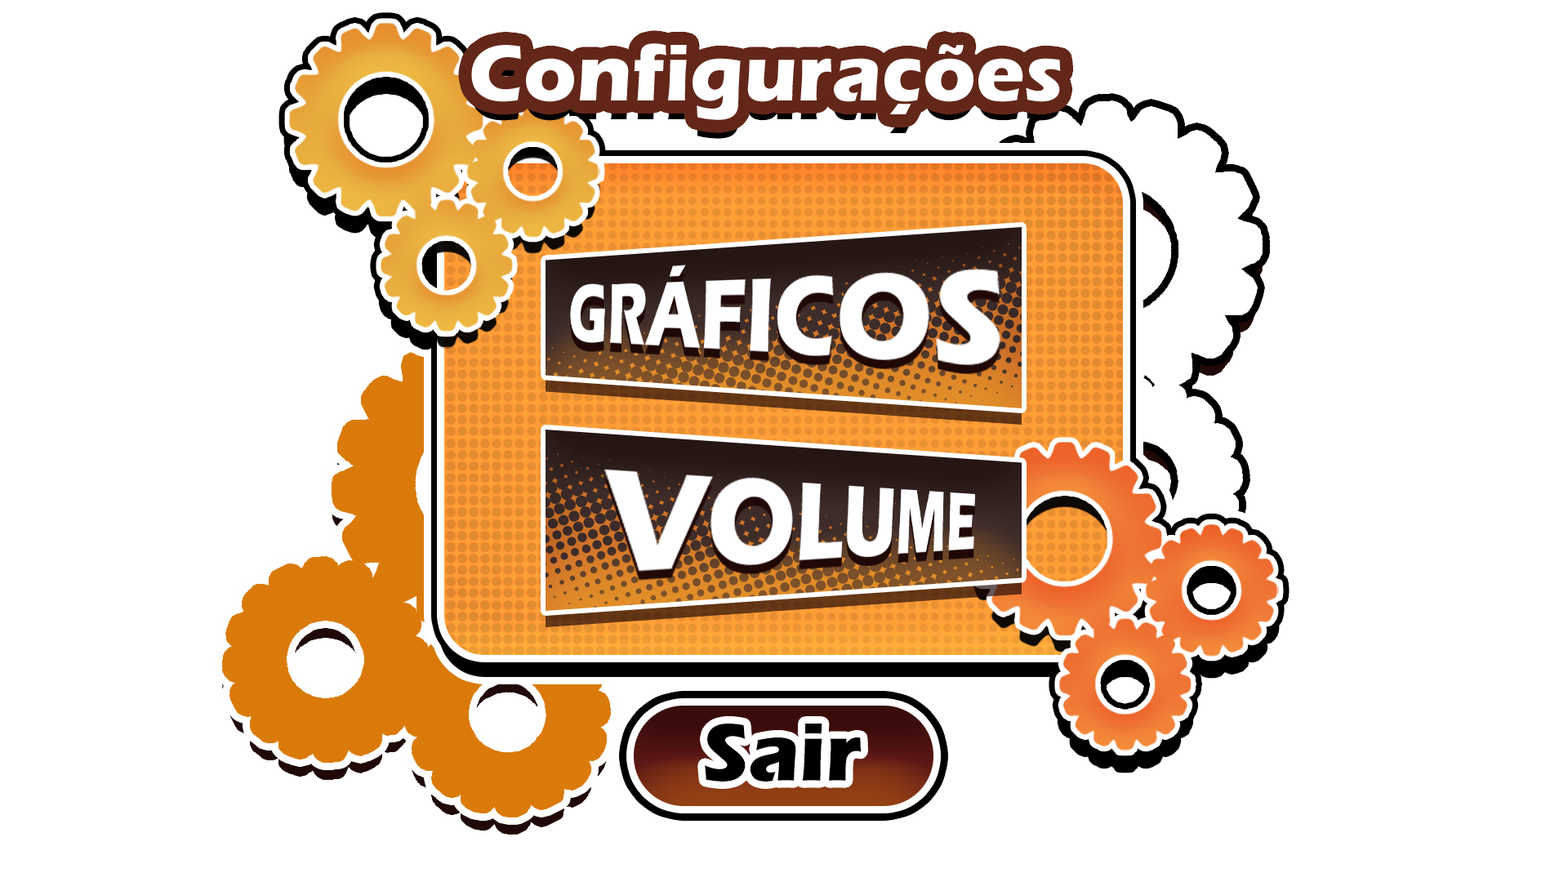
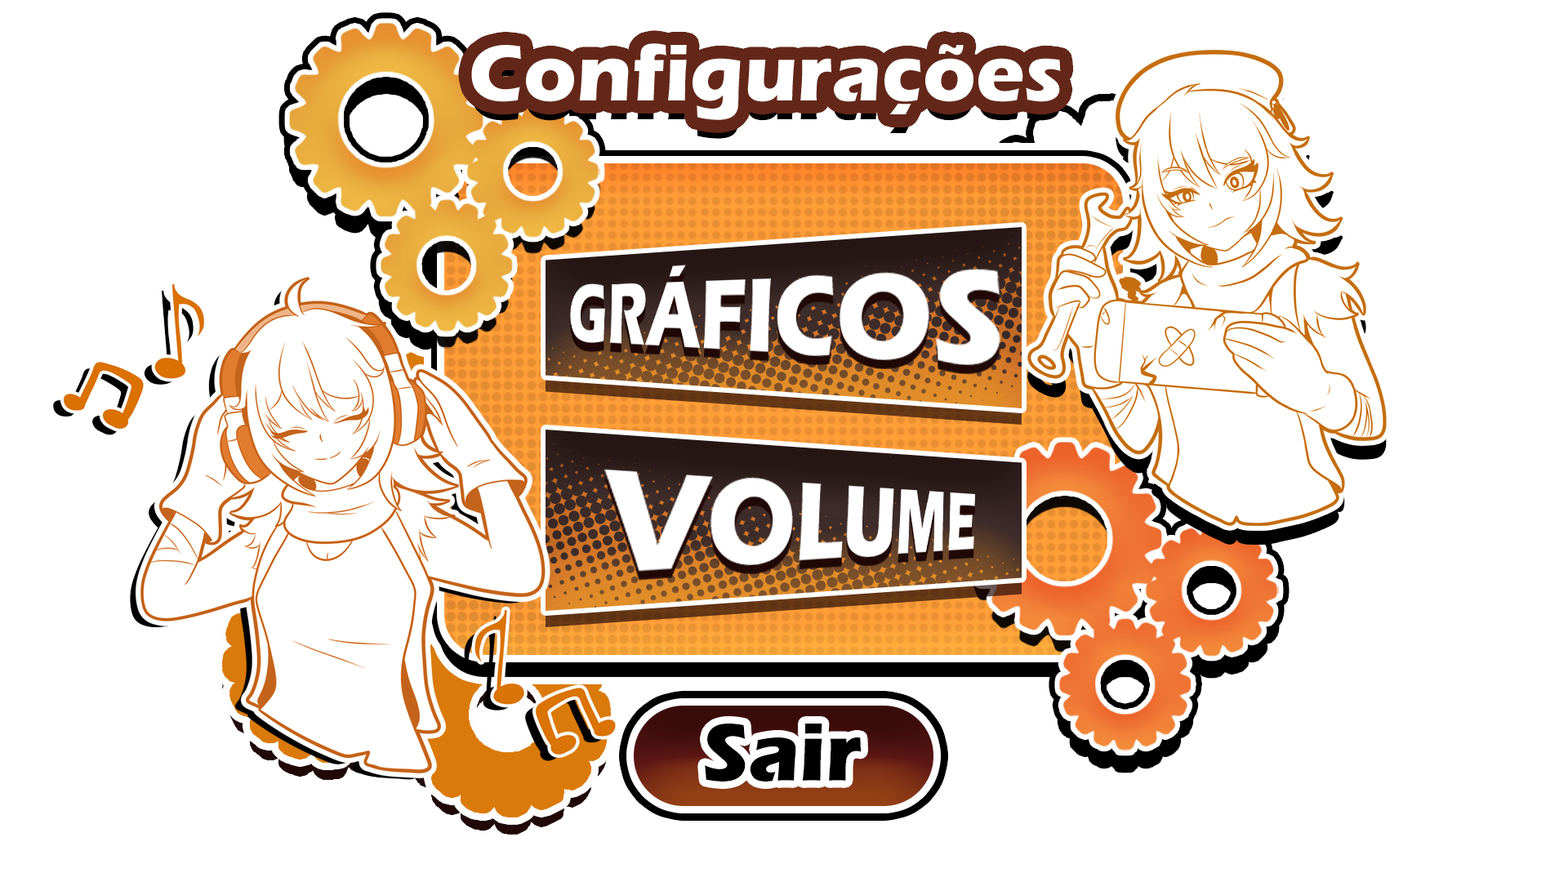
Layer changes from the first 1568×882 image to the second:
added layer "Camada 2" above "Camada 1" over (x1=1027, y1=49, x2=1387, y2=526)
added layer "Camada 1" above "Sair" over (x1=53, y1=276, x2=616, y2=780)